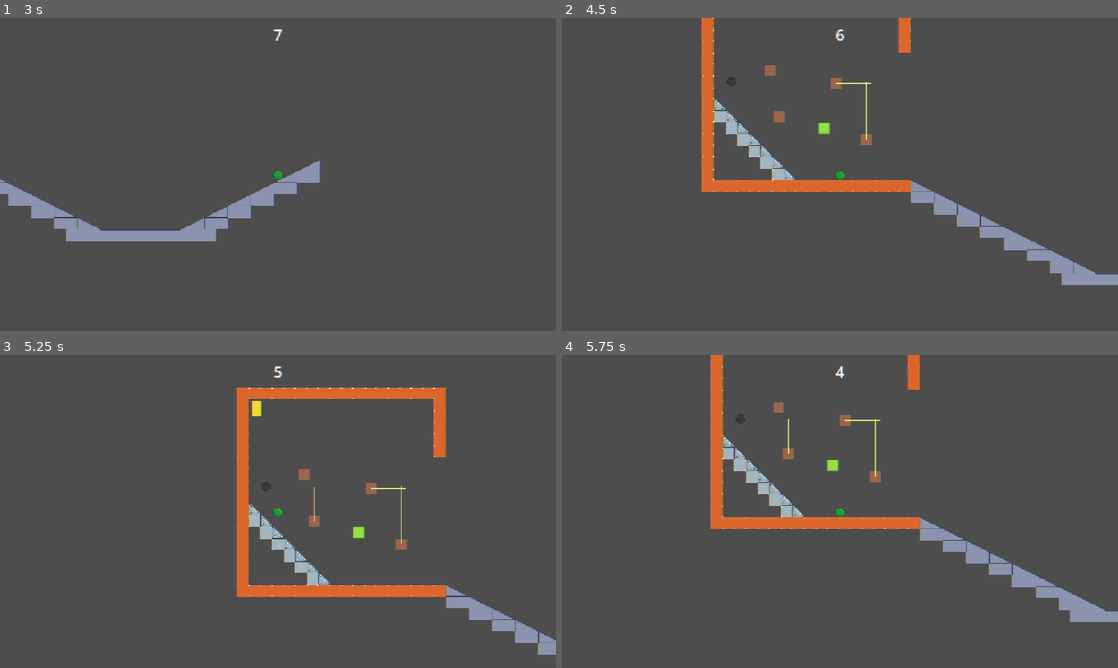
Above: before the commit, frames 1-4 (two rows, left to right).
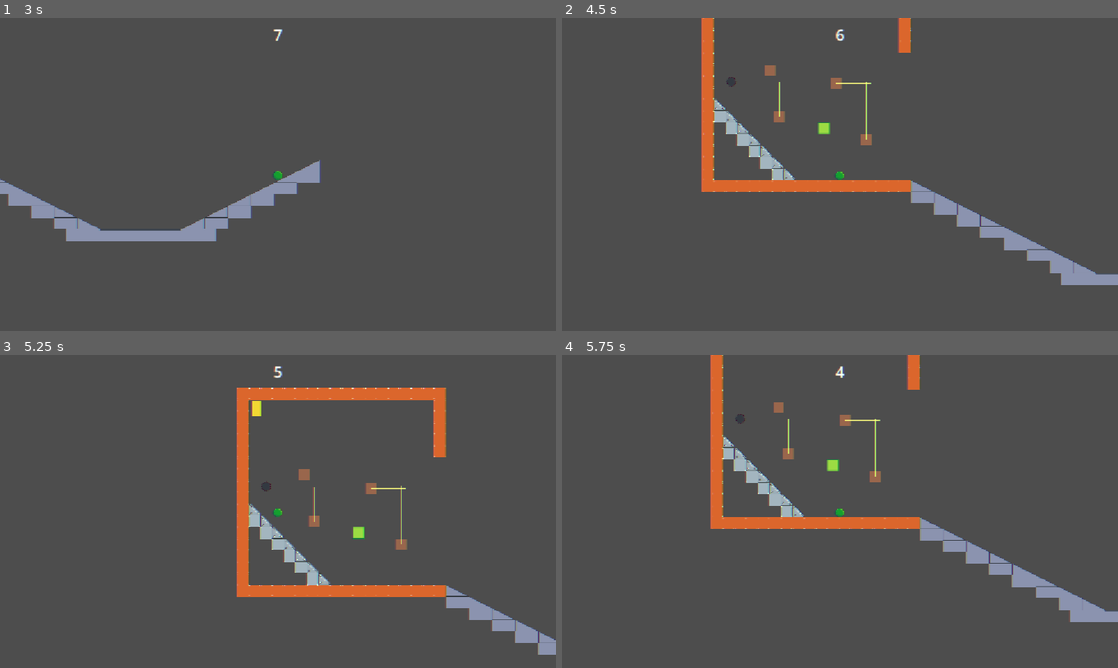
Above: after the commit, the same moments.

Repository: swan-eternal/clockwork
Game: Godot game, scene res://scenes/main_menu.tscn
Two runs of this game, one before a commit and one after it. Both use one fixed random seed, a clock stepped at 60 frames per second and the inputs below.
Inputs:
- Up to frame 1 (3 s): click "Start" at 0.5 s; tap Enter (ui_accept) at 1.25, 1.52, 2.27 s; hold Right (ui_right) 1.28-2.78 s; hold Left (ui_left) from 2.78 s (still down)
- Up to frame 2 (4.5 s): keep holding Left (ui_left); tap Enter (ui_accept) at 3.77 s
- Up to frame 3 (5.25 s): tap Enter (ui_accept) at 4.52 s; release Left (ui_left) at 5.03 s; hold Right (ui_right) from 5.03 s (still down)
- Up to frame 4 (5.75 s): keep holding Right (ui_right); tap Enter (ui_accept) at 5.27 s

Frame 1 is identical in both runs. In frame 2, less than 0.1% of the frame differs, in the area x 38-91%, y 20-86%; in frame 3, 0.1%, in the area x 44-78%, y 14-15%; in frame 4, less than 0.1%.

Commit message:
Fix balloon not moving: Player lookup + spring visibility
Three fixes for the 'balloon stays in one place' report:

1. balloon.gd: Player lookup was one level too shallow. get_parent()
   returns the platform wrapper; the Player is a sibling of the
   platform in the level scene, so the lookup needed another hop
   (get_parent().get_parent()).

2. balloon.gd: defensive freeze = false in _ready in case
   platform.gd's motion_type setter chain runs after the balloon's
   properties are set (Godot property-setting order isn't strictly
   guaranteed). platform.gd's setter re-applies the correct state
   later.

3. platform.gd + platform.tscn: spring stiffness 80 -> 15 and
   damping 8 -> 3. At the old defaults, buoyancy/stiffness gave
   only ~2.5 px equilibrium displacement — barely visible at typical
   zoom. New defaults give ~13 px with a slight underdamped bob
   that settles in ~1s.

Diff:
--- a/scenes/platform.tscn
+++ b/scenes/platform.tscn
@@ -64,5 +64,5 @@
 node_a = NodePath("../Balloon")
 node_b = NodePath("../AnimatableBody2D")
 rest_length = 70.0
-stiffness = 80.0
-damping = 8.0
+stiffness = 15.0
+damping = 3.0
--- a/scripts/balloon.gd
+++ b/scripts/balloon.gd
@@ -29,6 +29,13 @@
 
 
 func _ready() -> void:
+	# Defensive: explicitly unfreeze in case platform.gd's setter chain
+	# hasn't run yet (Godot property-setting order isn't strictly
+	# guaranteed — child's properties may be set before the parent's
+	# setters that override them). platform.gd's motion_type setter
+	# re-applies the correct freeze state, so this is a one-shot fix
+	# that gets overwritten if motion_type=WEIGHT.
+	freeze = false
 	# Best-effort: try to connect at _ready, but if the Player isn't
 	# in the tree yet (sibling-order issue at scene load), _physics_process
 	# will retry each tick. Same lazy-init pattern as platform.gd.
@@ -48,8 +55,12 @@
 # Find the Player in the parent scene and subscribe to its
 # gravity_changed signal. No-op if already connected or the Player
 # isn't in the tree yet (caller retries next physics tick).
+#
+# Two-level parent walk: balloon.gd is a child of the platform
+# wrapper (Node2D), and the Player is a sibling of the platform in
+# the level scene — so the Player lives at the wrapper's grandparent.
 func _try_connect_to_player() -> void:
-	var player := get_parent().get_node_or_null("Player")
+	var player := get_parent().get_parent().get_node_or_null("Player")
 	if not player:
 		return
 	if not player.has_signal("gravity_changed"):
--- a/scripts/platform.gd
+++ b/scripts/platform.gd
@@ -129,16 +129,19 @@
 		balloon_buoyancy = value
 		_update_balloon()
 
-## Spring stiffness. Higher = tighter tether, less bobbing. Too high
-## and the balloon oscillates too quickly; too low and it slingshots.
-@export_range(0.0, 1000.0, 5.0) var balloon_stiffness: float = 80.0:
+## Spring stiffness. Higher = tighter tether, less bobbing. The
+## equilibrium offset of the balloon from rest_length is buoyancy/stiffness
+## — at defaults (200/15) the balloon sits ~13 px above rest position,
+## giving a visible bob when gravity rotates. Raise for a stiffer feel,
+## lower for a slingshotty tether.
+@export_range(0.0, 1000.0, 5.0) var balloon_stiffness: float = 15.0:
 	set(value):
 		balloon_stiffness = value
 		_update_joint()
 
 ## Spring damping. Higher = oscillation settles faster. 0 = perpetual
-## oscillation. 8-15 is a good starting range.
-@export_range(0.0, 100.0, 0.5) var balloon_damping: float = 8.0:
+## oscillation. 3 gives a slight underdamped bob that settles in ~1s.
+@export_range(0.0, 100.0, 0.5) var balloon_damping: float = 3.0:
 	set(value):
 		balloon_damping = value
 		_update_joint()
